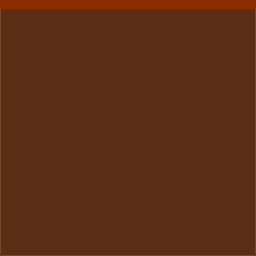
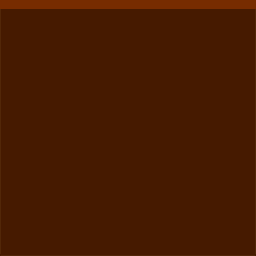
Revision of a layered 256 × 256 image; what changed, layer by layer:
painted on "sand" over [0, 0, 256, 9]
painted on "rock" over [0, 0, 256, 256]
